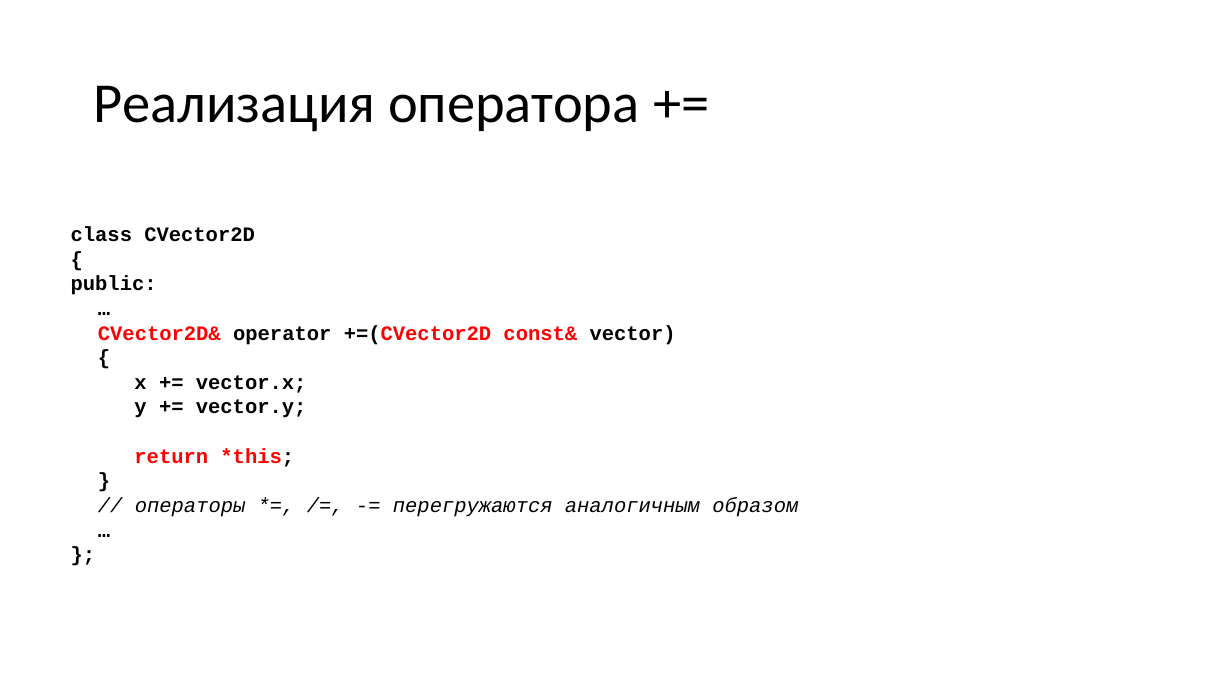
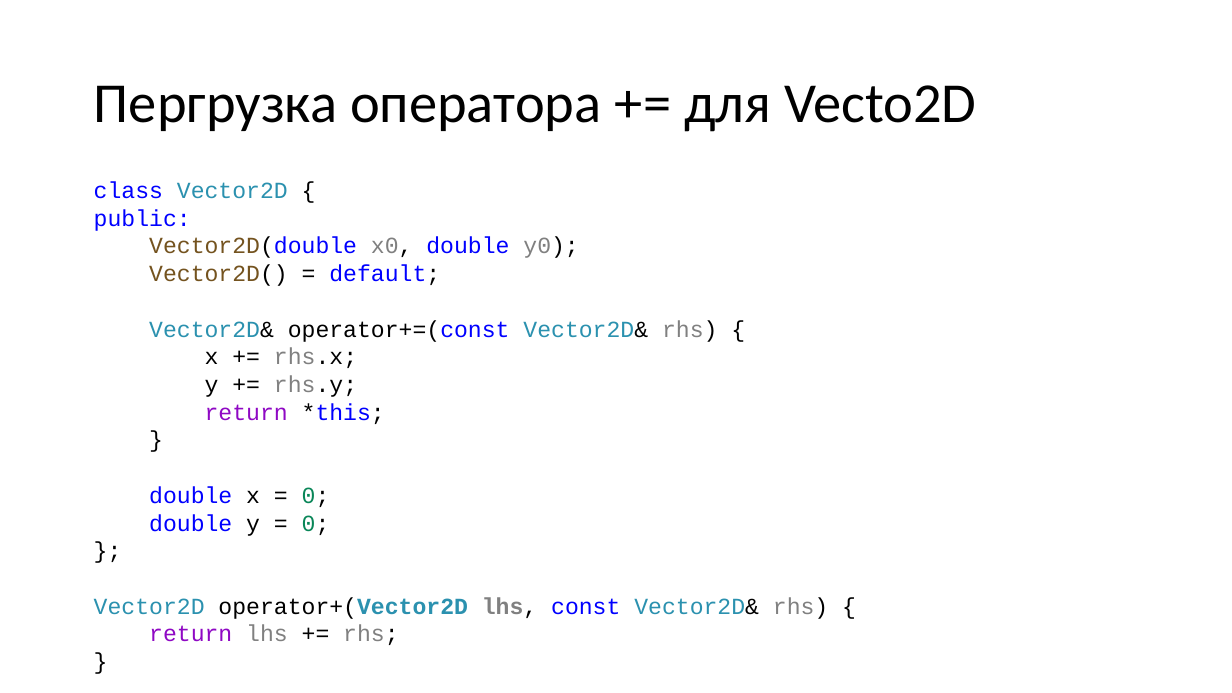
Before and after one commit to alexey-malov/oop, a slide deck: slide 20 of lectures/04/Дружественные функции и классы. Перегрузка операций.pptx (slide 32 before the commit). Drawn at 1232x693 pixels with LibreOffice and Linux fonts; fonts in the diff are those of the drawing. Boxes give left, top, right and bottom in pixels: in the first picture for what was removed or moved away, otherwise in the second. Text is boxed around its words. In the diff, an @@ line names an element or a change of style, - is before the commit and + after.

```diff
--- a/lectures/04/Дружественные функции и классы. Перегрузка операций.pptx
+++ b/lectures/04/Дружественные функции и классы. Перегрузка операций.pptx
@@ title at [94, 85, 977, 132]: text changed @@
-Реализация оператора +=
+Пергрузка оператора += для Vecto2D
@@ text "class Vector2D {": place and size @@
-text "class Vector2D {" at [71, 227, 798, 517]
+text "class Vector2D {" at [94, 181, 828, 645]
@@ text at [94, 181, 288, 199]: text changed; size 16 to 18 pt; text colour #000000 to #2B91AF; bold off @@
-class CVector2D
-{
+class Vector2D {
@@ text at [94, 209, 385, 424]: size 16 to 18 pt, bold off in "public:", "return *this;", "}", "};"; text colour #000000 to #0000FF in "public:"; text colour #FF0000 to #8F08C4 in "return"; text colour #FF0000 to #000000, text colour #FF0000 to #0000FF in "*this;" @@
@@ text at [149, 237, 717, 397]: text changed; size 16 to 18 pt; bold off @@
-…
-CVector2D& operator +=(CVector2D const& vector)
-{
-x += vector.x;
-y += vector.y;
+Vector2D(double x0, double y0);
+Vector2D() = default;
+Vector2D& operator+=(const Vector2D& rhs) {
+x += rhs.x;
+y += rhs.y;
@@ text at [149, 486, 330, 536]: text changed; size 16 to 18 pt; text colour #000000 to #0000FF; italic off @@
-// операторы *=, /=, -= перегружаются аналогичным образом
-…
+double x = 0;
+double y = 0;
@@ text at [94, 597, 828, 645]: paragraphs added @@
+Vector2D operator+(Vector2D lhs, const Vector2D& rhs) {
+return lhs += rhs;
+}
```
Also in this commit, not shown: 27 other slides changed, 6 slides added, 17 slides removed.
